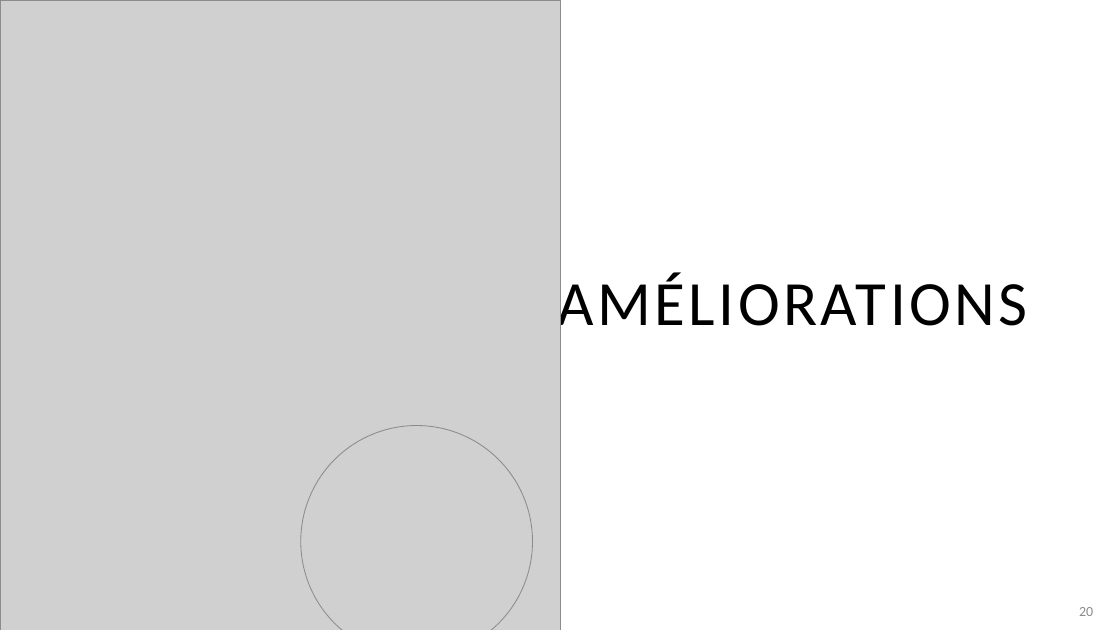
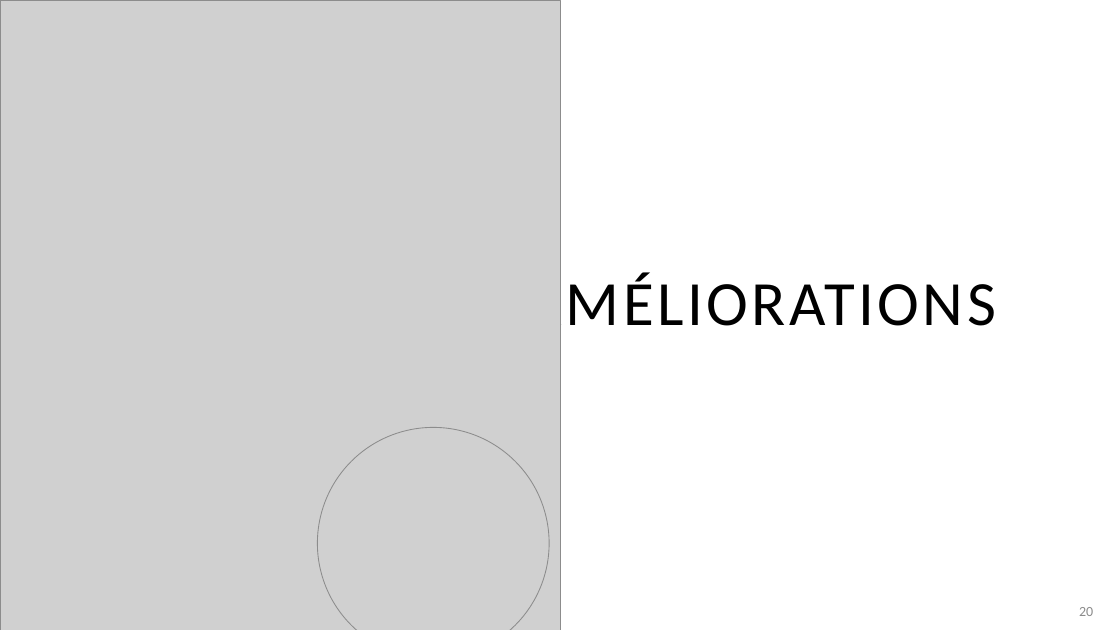
Before and after one commit to leabizbille/SMS_Spam, a slide deck: slide 20 of 3- Illustrations/Spam Classifier.pptx. Drawn at 1120x630 pixels with LibreOffice and Linux fonts; fonts in the diff are those of the drawing; grey boxes stand for pictures. Boxes give left, top, right and bottom in pixels: in the first picture for what was removed or moved away, otherwise in the second. Text is boxed around its words. In the diff, an @@ line names an element or a change of style, - is before the commit and + after.

```diff
--- a/3- Illustrations/Spam Classifier.pptx
+++ b/3- Illustrations/Spam Classifier.pptx
@@ title "AMÉLIORATIONS": place and size @@
-title "AMÉLIORATIONS" at (558, 273, 1028, 341)
+title "AMÉLIORATIONS" at (526, 273, 996, 341)
@@ picture: place and size @@
-picture at (301, 426, 533, 630)
+picture at (318, 428, 549, 630)
```
Also in this commit, not shown: 3 other slides changed, 3 slides added, 3 slides removed.
